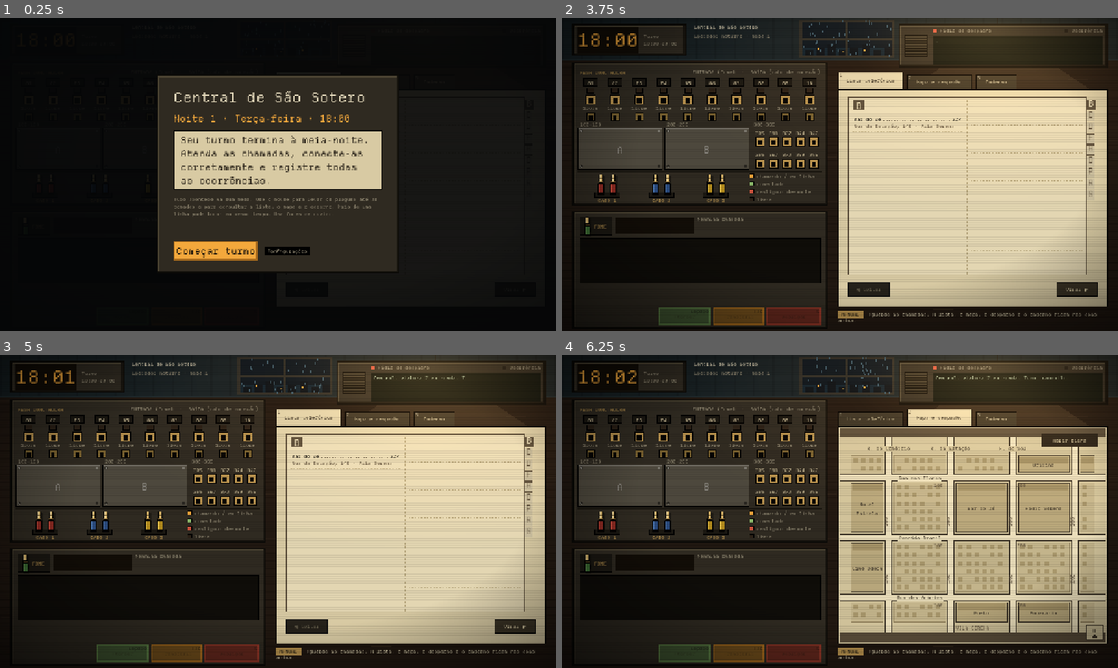
Above: before the commit, frames 1-4 (two rows, left to right).
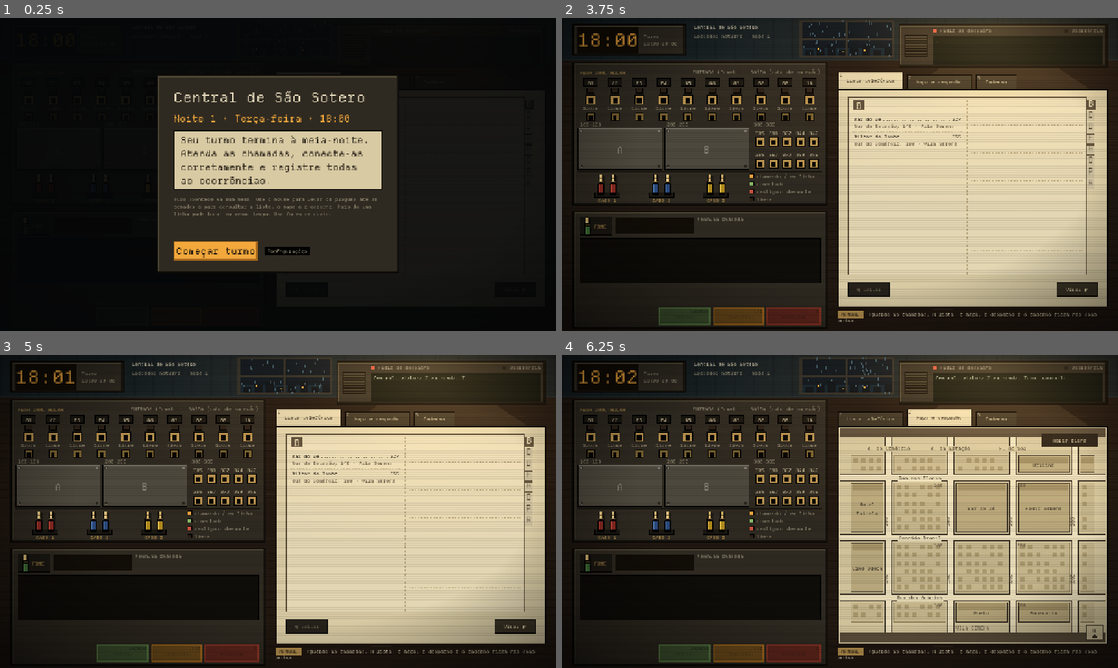
Above: after the commit, the same moments.

Repository: MendelDdS/Project-Switchboard
Game: Godot game, scene res://scenes/main.tscn
Same seed, same stepped clock (60 frames per second), same inputs: the game is played once before the commit and once after it.
Inputs (mouse positions are in pixels of both pictures, inside the frame that each line leads up to):
- Up to frame 1 (0.25 s): no input
- Up to frame 2 (3.75 s): click "Lista telefônica" at 0.5 s; click "Mapa e despacho" at 1.25 s; click "Virar ▶" at 2 s; click "Caderno" at 2.75 s; click "Começar turno" at 3.5 s
- Up to frame 3 (5 s): drag from (139, 470) to (333, 442) at 4.27 s
- Up to frame 4 (6.25 s): drag from (973, 536) to (812, 574) at 5.02 s; move the mouse to (895, 442) at 5.77 s; hold X (hang_up) from 5.78 s (still down); tap 2 (tab_dispatch) at 5.85 s

The runs differ from the first frame. In frame 2, 0.2% of the frame differs, in the area x 52-96%, y 37-58%; in frame 3, 0.2%; in frame 4, nothing differs.

Commit message:
improve(#0000): remove unnecessary places

Diff:
--- a/data/calls/transfer_22_seu_anibal_farmacia_central.tres
+++ b/data/calls/transfer_22_seu_anibal_farmacia_central.tres
@@ -15,4 +15,4 @@
 alt_target = "162"
 alt_destination = "Farmácia Santa Rita"
 alt_ask = "Ninguém atende. Quer que eu tente a Santa Rita, de plantão?"
-alt_yes = "Ah, é mesmo, a Central fecha cedo. Pode ser, obrigado."
+alt_yes = "Pode ser. A Santa Rita serve, obrigado."
--- a/data/content.tres
+++ b/data/content.tres
@@ -103,7 +103,6 @@
 [sub_resource type="Resource" id="Resource_ssh4q"]
 script = ExtResource("1_6g7xa")
 name = "Dr. Augusto Almeida"
-note = "Clínica São Lucas"
 address = "Rua das Palmeiras, 85"
 number = "214"
 reasons = PackedStringArray()
@@ -111,7 +110,6 @@
 [sub_resource type="Resource" id="Resource_7bth5"]
 script = ExtResource("1_6g7xa")
 name = "Otávio Almeida"
-note = "residência"
 address = "Rua da Estação, 309"
 number = "251"
 reasons = PackedStringArray()
@@ -135,11 +133,11 @@
 
 [sub_resource type="Resource" id="Resource_yijt6"]
 script = ExtResource("1_6g7xa")
-name = "Barbearia Navalha"
-address = "Rua da Estação, 420"
+name = "Sítio Boa Esperança"
+address = "Rua do Cruzeiro, 260"
 number = "209"
-closed_at_night = true
-reasons = PackedStringArray()
+spoken = "o Sítio Boa Esperança"
+reasons = PackedStringArray("Quero encomendar leite e queijo pra amanhã.", "Meu filho trabalha lá e ainda não voltou pra casa.")
 
 [sub_resource type="Resource" id="Resource_em5wb"]
 script = ExtResource("1_6g7xa")
@@ -177,11 +175,11 @@
 
 [sub_resource type="Resource" id="Resource_d8b43"]
 script = ExtResource("1_6g7xa")
-name = "Correios e Telégrafos"
-address = "Praça da Matriz, 8"
+name = "Geraldo Martins"
+address = "Rua da Matriz, 210"
 number = "155"
-closed_at_night = true
-reasons = PackedStringArray()
+spoken = "o seu Geraldo Martins"
+reasons = PackedStringArray("Ele é meu cunhado. É assunto de família.", "Ele ficou de me emprestar o carro amanhã cedo.")
 
 [sub_resource type="Resource" id="Resource_xawj0"]
 script = ExtResource("1_6g7xa")
@@ -202,25 +200,23 @@
 
 [sub_resource type="Resource" id="Resource_i4sgx"]
 script = ExtResource("1_6g7xa")
-name = "Escola Estadual Rui Barbosa"
-address = "Rua do Sol, 310"
+name = "Laudelina Prado"
+address = "Rua Bela Vista, 160"
 number = "280"
-closed_at_night = true
-reasons = PackedStringArray()
+spoken = "a Dona Laudelina Prado"
+reasons = PackedStringArray("Ela está costurando o vestido de noiva da minha filha.", "Ela pediu pra eu ligar quando chegasse.")
 
 [sub_resource type="Resource" id="Resource_2cdgd"]
 script = ExtResource("1_6g7xa")
 name = "Farmácia Central"
-note = "fecha às 18h"
 address = "Praça da Matriz, 3"
 number = "118"
-closed_at_night = true
-reasons = PackedStringArray()
+spoken = "a Farmácia Central"
+reasons = PackedStringArray("Quero saber se o remédio do meu pai já chegou.", "Preciso de um remédio pra pressão.")
 
 [sub_resource type="Resource" id="Resource_k2mqa"]
 script = ExtResource("1_6g7xa")
 name = "Farmácia Santa Rita"
-note = "plantão 24 horas"
 address = "Rua do Mercado, 90"
 number = "162"
 spoken = "a Farmácia Santa Rita"
@@ -229,7 +225,6 @@
 [sub_resource type="Resource" id="Resource_wgbdt"]
 script = ExtResource("1_6g7xa")
 name = "Joaquim Ferreira"
-note = "residência"
 address = "Rua da Estação, 360"
 number = "291"
 reasons = PackedStringArray()
@@ -262,11 +257,11 @@
 [sub_resource type="Resource" id="Resource_wcyhl"]
 script = ExtResource("1_6g7xa")
 name = "Igreja Matriz"
-note = "secretaria, horário comercial"
+note = "secretaria"
 address = "Praça da Matriz, 1"
 number = "124"
-closed_at_night = true
-reasons = PackedStringArray()
+spoken = "a Igreja Matriz"
+reasons = PackedStringArray("Quero saber o horário da missa de domingo.", "Quero marcar o batizado do meu neto.")
 
 [sub_resource type="Resource" id="Resource_pli3n"]
 script = ExtResource("1_6g7xa")
@@ -326,11 +321,11 @@
 
 [sub_resource type="Resource" id="Resource_yi6mb"]
 script = ExtResource("1_6g7xa")
-name = "Prefeitura Municipal"
-address = "Praça da Matriz, 2"
+name = "Gazeta de São Sotero"
+address = "Rua Sete de Setembro, 150"
 number = "101"
-closed_at_night = true
-reasons = PackedStringArray()
+spoken = "a Gazeta"
+reasons = PackedStringArray("Quero pôr um anúncio no jornal de amanhã.", "Saiu meu nome errado na edição de hoje.")
 
 [sub_resource type="Resource" id="Resource_drsc6"]
 script = ExtResource("1_6g7xa")
@@ -364,12 +359,11 @@
 
 [sub_resource type="Resource" id="Resource_6y7ie"]
 script = ExtResource("1_6g7xa")
-name = "Serraria Moinho Velho"
-note = "desativada"
-address = "Rua do Moinho, 40"
+name = "Bilhar do Tonho"
+address = "Rua do Comércio, 160"
 number = "355"
-closed_at_night = true
-reasons = PackedStringArray()
+spoken = "o Bilhar do Tonho"
+reasons = PackedStringArray("Meu pai está aí jogando e não volta pra casa.", "Quero deixar um recado pro meu irmão, que joga aí toda noite.")
 
 [sub_resource type="Resource" id="Resource_7llgn"]
 script = ExtResource("1_6g7xa")
--- a/scripts/conversation.gd
+++ b/scripts/conversation.gd
@@ -249,12 +249,13 @@
 	await say(c, c.repeat)
 
 
-## O lugar pedido não atende à noite: o operador sugere outro.
+## O lugar pedido não atendeu: o operador sugere outro (que atende).
 func _transfer_alt(c: PhoneCall) -> void:
 	var t: TransferCall = c.data
 	if c.talking:
 		return
 	c.alt_done = true
+	c.away = false
 	c.target = t.alt_target
 	c.destination = t.alt_destination
 	c.repeat = t.alt_destination + "."
--- a/scripts/data/directory_entry.gd
+++ b/scripts/data/directory_entry.gd
@@ -3,12 +3,10 @@
 ## Uma linha da lista telefônica. O número também é a tomada de destino na mesa.
 
 @export var name := ""
-## Subtítulo na lista (ex.: "plantão 24 horas").
+## Quem atende, quando o nome não diz (ex.: "Pe. Anselmo" na Casa Paroquial, "recepção" na clínica).
 @export var note := ""
 @export var address := ""
 @export var number := ""
-## Toca e ninguém atende à noite.
-@export var closed_at_night := false
 ## Polícia, bombeiros e hospital: não têm tomada na mesa; vão pelo despacho.
 @export var dispatch_only := false
 ## Como as pessoas se referem ao lugar ao pedir o número (ex.: "o Hotel Estrela"). Vazio = ninguém pede.
--- a/scripts/data/transfer_call.gd
+++ b/scripts/data/transfer_call.gd
@@ -21,7 +21,7 @@
 @export var thanks := ""
 
 @export_group("Se ninguém atender")
-## Número que o operador pode sugerir quando `target` não atende à noite.
+## Outro estabelecimento que o operador pode sugerir quando `target` não atende (sorteado: `PhoneCall.away`).
 @export var alt_target := ""
 @export var alt_destination := ""
 @export var alt_ask := ""
--- a/scripts/game_data.gd
+++ b/scripts/game_data.gd
@@ -62,7 +62,7 @@
 ## usados no turno). Nulo se não sobrar nenhum.
 static func template_transfer(exclude: Array = []) -> TransferCall:
 	var places := CONTENT.directory.filter(func(d: DirectoryEntry):
-		return d.spoken != "" and not d.reasons.is_empty() and not d.closed_at_night and not d.dispatch_only and in_service(d.number))
+		return d.spoken != "" and not d.reasons.is_empty() and not d.dispatch_only and in_service(d.number))
 	var fresh := places.filter(func(d: DirectoryEntry): return not d.number in exclude)
 	if fresh.is_empty():
 		return null   # todos os lugares já foram pedidos nesta noite
@@ -153,8 +153,3 @@
 ## Números com tomada na mesa (polícia, bombeiros e hospital vão pelo despacho).
 static func board_numbers() -> Array:
 	return CONTENT.directory.filter(func(e): return not e.dispatch_only and in_service(e.number)).map(func(e): return int(e.number))
-
-
-static func is_closed(number: int) -> bool:
-	var e := entry(str(number))
-	return e != null and e.closed_at_night
--- a/scripts/main.gd
+++ b/scripts/main.gd
@@ -444,7 +444,7 @@
 	_dgen[d] = int(_dgen.get(d, 0)) + 1
 	var g: int = _dgen[d]
 	var right := str(d) == c.target
-	var closed := GameData.is_closed(d)
+	var closed := right and c.away   # ninguém atende: o operador pode sugerir a alternativa
 	exchange.set_dest(d, Exchange.Dest.RING)
 	c.set_options([])   # a conversa agora é com o destino; as opções voltam se a transferência for desfeita
 	phone.flash(T.text(T.Key.DISPLAY_RINGING) % d, 60000)
@@ -459,9 +459,8 @@
 		exchange.set_dest(d, Exchange.Dest.FREE)
 		phone.flash(T.text(T.Key.DISPLAY_NO_ANSWER) % d, 3000)
 		c.sys(T.text(T.Key.SYS_NOBODY_ANSWERS) % d)
-		if right:
-			c.no_answer = true
-			conversation.transfer_choices(c)
+		c.no_answer = true
+		conversation.transfer_choices(c)
 		_update_call_ui()
 		return
 	exchange.set_dest(d, Exchange.Dest.CONN)
--- a/scripts/model/phone_call.gd
+++ b/scripts/model/phone_call.gd
@@ -26,6 +26,8 @@
 	WRONG_NUMBER,  ## foi conectada ao número errado sem o operador na linha
 	WORSE,       ## emergência sem socorro: a situação piorou
 }
+
+const AWAY_CHANCE := 0.5    ## pedido com alternativa: chance de o destino pedido não atender
 
 var kind := Kind.TRANSFER
 var data: Resource          ## roteiro (TransferCall, EmergencyCall ou PrankCall); nulo para informação e ligação desconhecida
@@ -64,6 +66,7 @@
 var destination := ""
 var repeat := ""
 var said_wait := false
+var away := false           ## o destino pedido não vai atender (sorteado, só quando há alternativa)
 var no_answer := false
 var alt_done := false
 var connected := false
@@ -93,6 +96,7 @@
 	c.target = t.target
 	c.destination = t.destination
 	c.repeat = t.repeat
+	c.away = t.alt_target != "" and randf() < AWAY_CHANCE
 	return c
 
 
--- a/tests/test_flow.gd
+++ b/tests/test_flow.gd
@@ -101,7 +101,6 @@
 	var nums := GameData.board_numbers()
 	for t in C.transfers:
 		ok(int(t.target) in nums and (t.alt_target == "" or int(t.alt_target) in nums), "destino existe: " + t.resource_path)
-		ok(not GameData.is_closed(int(t.target)) or t.alt_target != "", "lugar fechado tem alternativa: " + t.resource_path)
 	for e in C.emergencies:
 		ok(GameData.street(e.street) != null and e.questions.size() == e.answers.size() and e.occurrence in C.occurrences, "emergência válida: " + e.resource_path)
 	# unidades válidas, e cada caso troca no máximo as respostas que existem
@@ -250,7 +249,7 @@
 	var holes := func(texts: Array) -> bool: return texts.any(func(x): return "{" in x or "}" in x)
 	for i in 300:
 		var t := GameData.template_transfer()
-		ok(int(t.target) in nums and not GameData.is_closed(int(t.target)), "molde: destino atende")
+		ok(int(t.target) in nums, "molde: destino existe")
 		ok(not holes.call(Array(t.opening) + [t.repeat, t.thanks]) and t.caller != "", "molde de transferência preenchido: " + " / ".join(t.opening))
 		var e := GameData.template_emergency()
 		var house := int(e.address.get_slice(", ", 1))
@@ -366,12 +365,13 @@
 	m.tools.set_tab("lista")
 	print("OK 3 desistência / fila do caderno")
 
-	# ---- 4. lugar fechado à noite e sugestão do operador
+	# ---- 4. o lugar pedido não atende (sorteado) e o operador sugere a alternativa
 	m.hangup()
 	ok(ex.line(t1.line) == Exchange.Line.DONE, "desligar deixa a linha em desligou")
 	_move(0, -1)
 	ok(ex.line(t1.line) == Exchange.Line.FREE, "tirar o FONE libera")
 	var fa := _extra(GameData.transfers(TransferCall.Group.EXTRA)[3])   # Farmácia Central -> Santa Rita
+	fa.away = true
 	m.ring(fa)
 	var fl := fa.line
 	_move(0, fl)
@@ -390,7 +390,7 @@
 	ok(ex.line(fl) == Exchange.Line.HOLD and not fa.ended, "em espera durante o toque")
 	ok(await wait_until(func(): return fa.connected), "completa sozinha quando o destino atende")
 	ok(fa.record["where"] == "Farmácia Santa Rita" and fa.record["obs"] == "", "registro com o destino novo")
-	print("OK 4 lugar fechado / alternativa / FONE fora durante o toque")
+	print("OK 4 não atende / alternativa / FONE fora durante o toque")
 
 	# ---- 5. cortar uma conversa em andamento puxando a SAÍDA
 	_move(3, -1)
Not shown, changed: translations/content.en.po
Not shown, changed: translations/content.es.po
Not shown, changed: translations/content.pot
Not shown, changed: CLAUDE.md
